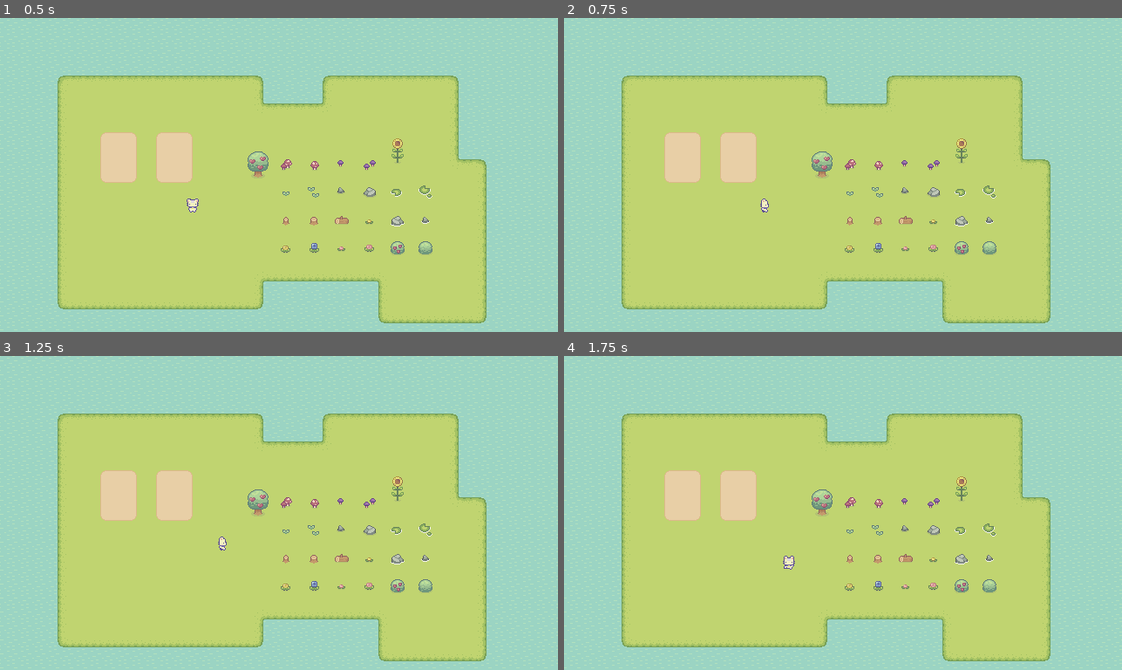
Above: before the commit, frames 1-4 (two rows, left to right).
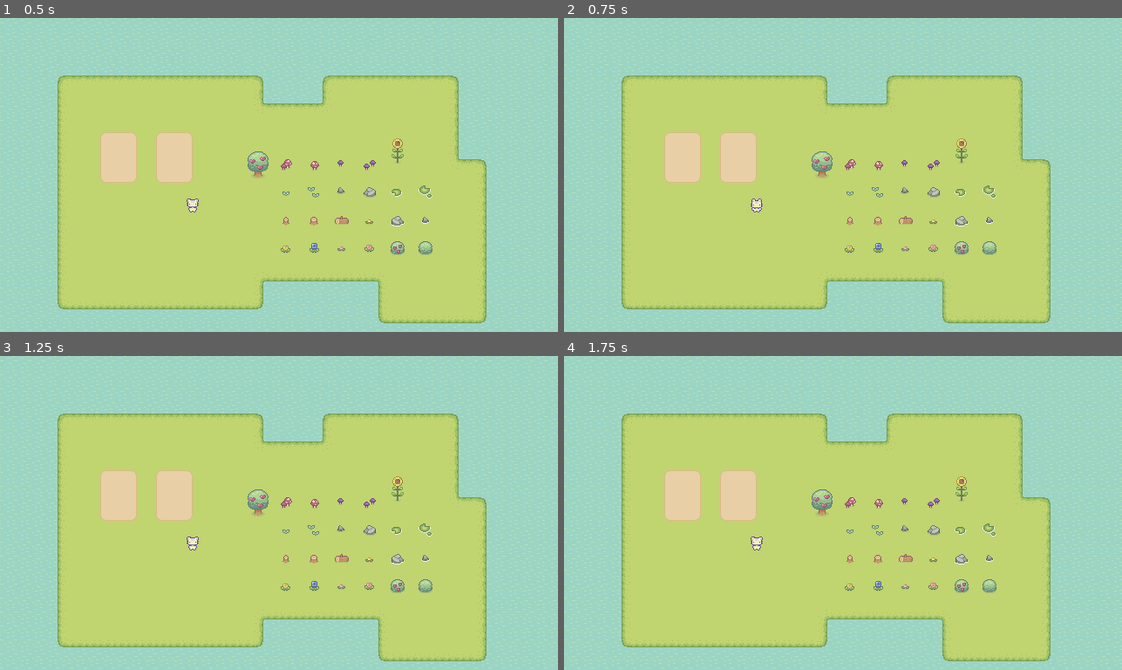
Above: after the commit, the same moments.

Repository: alexmf10/Survivalfarm-
Game: Godot game, scene res://entities/test/test_scene_player.tscn
Same seed, same stepped clock (60 frames per second), same inputs: the game is played once before the commit and once after it. This scene is started directly instead of the project's main scene.
Inputs (mouse positions are in pixels of both pictures, inside the frame that each line leads up to):
- Up to frame 1 (0.5 s): no input
- Up to frame 2 (0.75 s): tap Enter at 0.5 s; move the mouse to (965, 159) at 0.52 s; hold D (walk_right) from 0.53 s (still down); click (965, 159) at 0.6 s
- Up to frame 3 (1.25 s): keep holding D (walk_right)
- Up to frame 4 (1.75 s): move the mouse to (731, 528) at 1.27 s; release D (walk_right) at 1.28 s; hold S (walk_down) from 1.28 s (still down); click (731, 528) at 1.35 s

Frame 1 is identical in both runs. In frame 2, 0.1% of the frame differs, in the area x 33-37%, y 57-62%; in frame 3, 0.1%; in frame 4, 0.1%, in the area x 33-42%, y 57-69%.
Error after the commit: Invalid call. Nonexistent function 'movement_input' in base 'Nil'. (res://entities/player/idle_state.gd:23)

Commit message:
refactor: game_input as a service

Diff:
--- a/core/main.gd
+++ b/core/main.gd
@@ -2,13 +2,18 @@
 ## Aquí se registrarán los servicios en el ServiceLocator.
 ##
 ## Servicios registrados:
-## "profile" → ProfileService (byRef) — logros por slot
-## "save"    → SaveService (byRef) — gestión de slots de guardado
+## "profile"   → ProfileService (byRef) — logros por slot
+## "save"      → SaveService (byRef) — gestión de slots de guardado
 ## "day_cycle" → DayCycleService (Node) — ciclo día/noche
+## "input"     → GameInputService (byRef) — lectura de entrada del jugador
 extends Node
 
 
 func _ready() -> void:
+	# Servicio de entrada del jugador
+	var input_svc: GameInputService = GameInputService.new()
+	EventBus.services.register(&"input", input_svc)
+
 	# Servicio del perfil
 	var profile_svc: ProfileService = ProfileService.new()
 	EventBus.services.register(&"profile", profile_svc)
--- a/core/service_locator.gd
+++ b/core/service_locator.gd
@@ -35,3 +35,6 @@
 ## Registrado por main.gd al arrancar.
 var day_cycle: Node:
 	get: return get_service(&"day_cycle")
+
+var input: RefCounted:
+	get: return get_service(&"input")
--- a/entities/player/idle_state.gd
+++ b/entities/player/idle_state.gd
@@ -20,18 +20,18 @@
 		animated_sprite_2d.play("idle_front")
 
 func _on_next_transitions() -> void:
-	GameInputEvents.movement_input()
+	EventBus.services.input.movement_input()
 
-	if GameInputEvents.is_movement_input():
+	if EventBus.services.input.is_movement_input():
 		transition.emit("Walk");
 
-	if player.current_tools == DataTypes.Tools.AxeWood && GameInputEvents.use_tool():
+	if player.current_tools == DataTypes.Tools.AxeWood && EventBus.services.input.use_tool():
 		transition.emit("Chopping")
 
-	if player.current_tools == DataTypes.Tools.TillGround && GameInputEvents.use_tool():
+	if player.current_tools == DataTypes.Tools.TillGround && EventBus.services.input.use_tool():
 		transition.emit("Tilling")
 
-	if player.current_tools == DataTypes.Tools.WaterCrops && GameInputEvents.use_tool():
+	if player.current_tools == DataTypes.Tools.WaterCrops && EventBus.services.input.use_tool():
 		transition.emit("Watering")
 
 
--- a/entities/player/walk_state.gd
+++ b/entities/player/walk_state.gd
@@ -10,7 +10,7 @@
 
 
 func _on_physics_process(_delta : float) -> void:
-	var direction: Vector2 = GameInputEvents.movement_input()
+	var direction: Vector2 = EventBus.services.input.movement_input()
 
 	# animation
 	if direction == Vector2.LEFT:
@@ -30,7 +30,7 @@
 
 
 func _on_next_transitions() -> void:
-	if !GameInputEvents.is_movement_input():
+	if !EventBus.services.input.is_movement_input():
 		transition.emit("Idle")
 
 func _on_enter() -> void:
--- a/project.godot
+++ b/project.godot
@@ -31,6 +31,7 @@
 "res://core/": "orange",
 "res://data/": "yellow",
 "res://entities/": "green",
+"res://script/": "teal",
 "res://services/": "blue",
 "res://ui/": "purple"
 }
--- a/script/game_input_event.gd
+++ /dev/null
@@ -1,28 +0,0 @@
-class_name GameInputEvents
-
-static var direction: Vector2
-
-static func movement_input() -> Vector2:
-	if Input.is_action_pressed("walk_left"):
-		direction = Vector2.LEFT
-	elif Input.is_action_pressed("walk_right"):
-		direction = Vector2.RIGHT
-	elif Input.is_action_pressed("walk_up"):
-		direction = Vector2.UP
-	elif Input.is_action_pressed("walk_down"):
-		direction = Vector2.DOWN
-	else:
-		direction = Vector2.ZERO
-
-	return direction
-
-static func is_movement_input() -> bool:
-	if direction == Vector2.ZERO:
-		return false
-	else:
-		return true
-
-static func use_tool() -> bool:
-	var use_tool_value: bool = Input.is_action_just_pressed("hit")
-
-	return use_tool_value
--- /dev/null
+++ b/services/game_input_service.gd
@@ -0,0 +1,23 @@
+class_name GameInputService
+extends RefCounted
+
+var direction: Vector2
+
+func movement_input() -> Vector2:
+	if Input.is_action_pressed("walk_left"):
+		direction = Vector2.LEFT
+	elif Input.is_action_pressed("walk_right"):
+		direction = Vector2.RIGHT
+	elif Input.is_action_pressed("walk_up"):
+		direction = Vector2.UP
+	elif Input.is_action_pressed("walk_down"):
+		direction = Vector2.DOWN
+	else:
+		direction = Vector2.ZERO
+	return direction
+
+func is_movement_input() -> bool:
+	return direction != Vector2.ZERO
+
+func use_tool() -> bool:
+	return Input.is_action_just_pressed("hit")
Not shown, added: services/game_input_service.gd.uid
